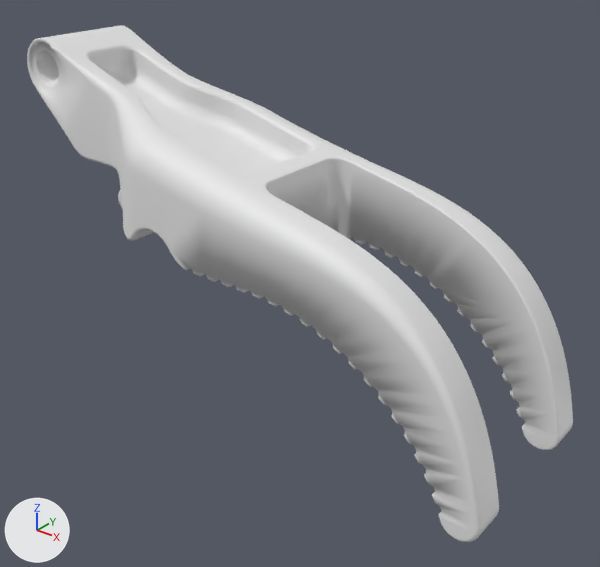
What one commit did to the OBJ model meshes/end_effectors/RS2-301.obj.
The view is the same before and after, from a 50 mm lens placed at (0.1682, -0.1277, 0.0395), pointed at (0.0658, 0.0002, -0.0398). Lighting does not change. The marker at lower left points along +X, +Y and +Z. Where no turn or scale is listed for an object, it has been applied to the vertices.

In view in the first picture: 'RS2-301'.
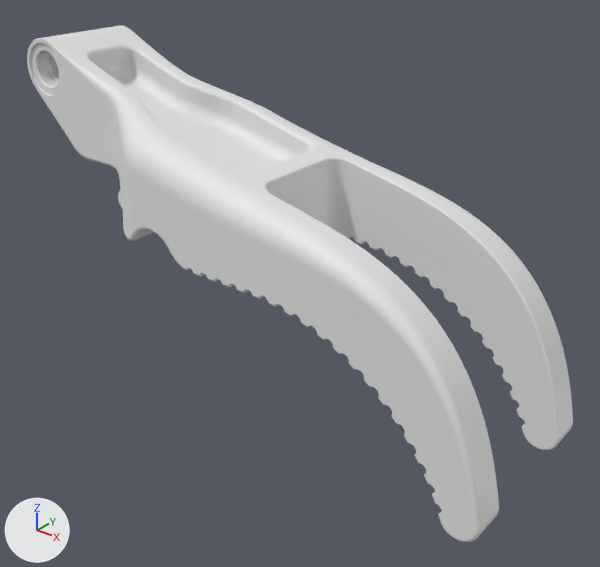
The newer file is also turned or shifted as a whole; pictures and numbers use the older file's frame.

Changed parts and their boxes (x1, y1, x2, y2) in the pictures (600 x 567 px; the box of a moved part takes in the faces that stretch with it):
part 1 of me_rs2_301, moved or reshaped: before (27, 39, 570, 542); after (27, 38, 570, 542)

The edits, one by one:
me_rs2_301 is used by ob_rs2_301; location (0.0, 0.0, 0.0).
me_rs2_301 had 21192 vertices, 42388 faces and spanned x -0.007..0.1227, y -0.0212..0.0212, z -0.0669..0.007.
me_rs2_301 now has 21185 vertices, 42374 faces and spans x -0.007..0.1227, y -0.0212..0.0212, z -0.0669..0.007.
me_rs2_301 part 1: 796 vertices moved within x -0.0069..0.1227, y -0.0212..0.0212, z -0.0669..0.007; 158 vertices removed from x -0.0069..0.1227, y -0.0212..0.0212, z -0.0668..0.0054; 151 vertices added at x -0.0068..0.1227, y -0.0212..0.0212, z -0.0668..0.0054.
me_rs2_301 part 2: the surface is now shaded flat.
